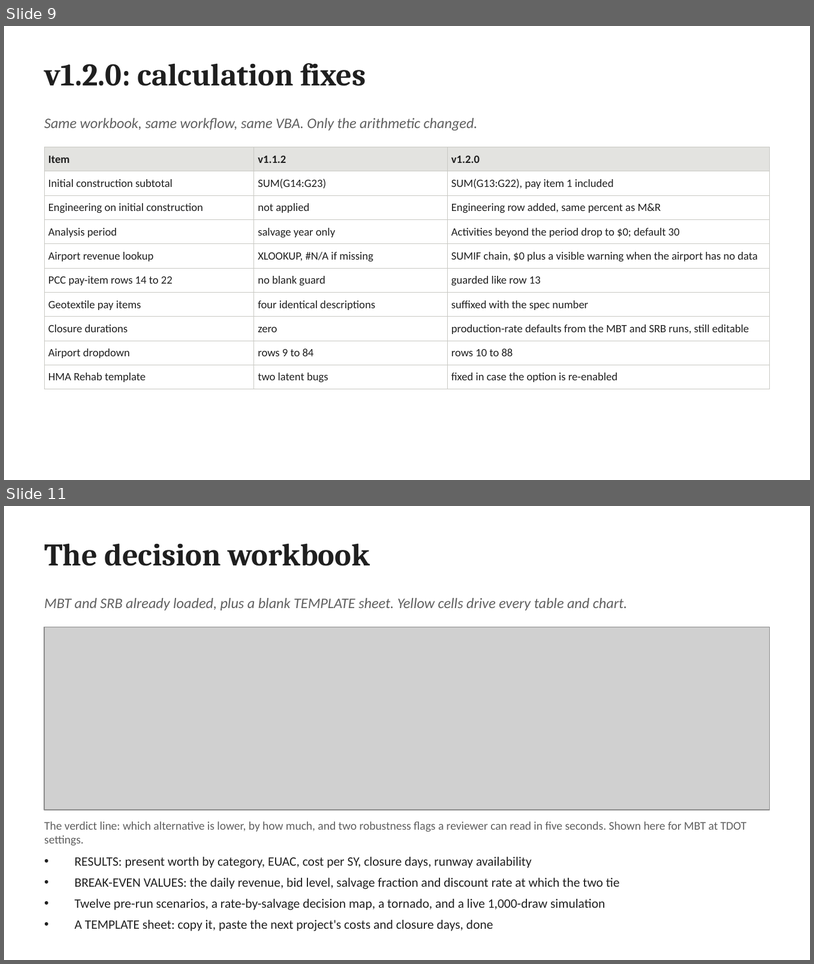
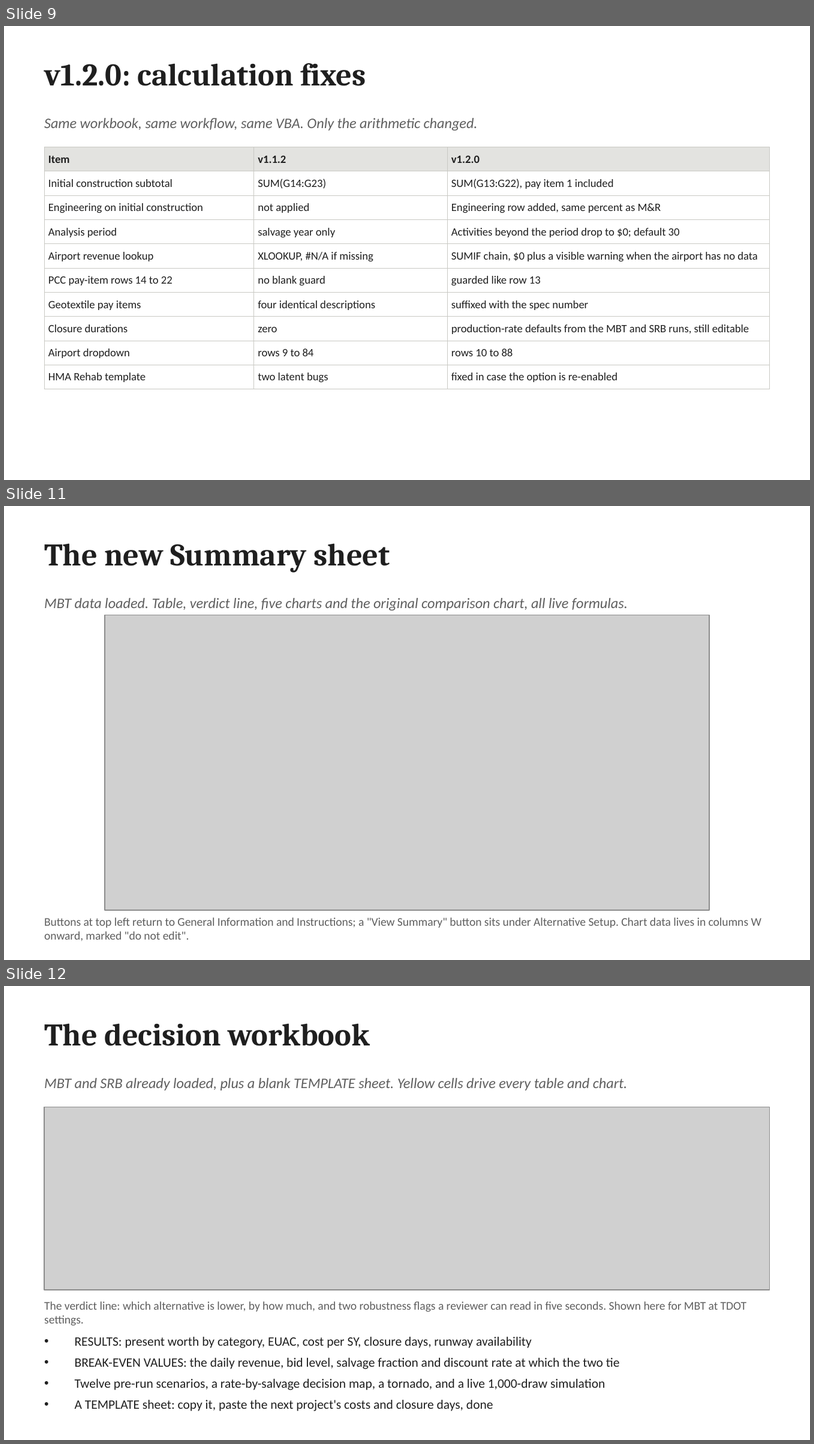
Before and after one commit to JosephD130/lcca-dashboard, a slide deck: tdot-lcca/TDOT_LCCA_Review_and_v1.2.0_Update.pptx. Shown one above the other, each under a label of ours: slides 9 and 11 before the commit, slides 9, 11 and 12 after it; the slides between them are not shown. The pictures are 814x964 and 814x1444 pixels, drawn with LibreOffice and Linux fonts; fonts in the diff are those of the drawing; grey boxes stand for pictures. Boxes give left, top, right and bottom in pixels: in the first picture for what was removed or moved away, otherwise in the second. Text is boxed around its words. In the diff, an @@ line names an element or a change of style, - is before the commit and + after.

```diff
--- a/tdot-lcca/TDOT_LCCA_Review_and_v1.2.0_Update.pptx
+++ b/tdot-lcca/TDOT_LCCA_Review_and_v1.2.0_Update.pptx
@@ slide 11 added at [4, 506, 810, 960], background #FFFFFF @@
@@ text added at [44, 543, 390, 572], 28 pt, text #1F1F1F, bold @@
+The new Summary sheet
@@ text added at [44, 598, 628, 610], 13 pt, text #5F5F5F, italic @@
+MBT data loaded. Table, verdict line, five charts and the original comparison chart, all live formulas.
@@ picture added at [105, 615, 710, 910] @@
@@ text added at [44, 917, 762, 940], 10.5 pt, text #5F5F5F @@
+Buttons at top left return to General Information and Instructions; a "View Summary" button sits under Alternative Setup. Chart data lives in columns W onward, marked "do not edit".
@@ what was slide 11 is now slide 12 @@
```
Also in this commit, not shown: 5 slides changed, 13 other files.
